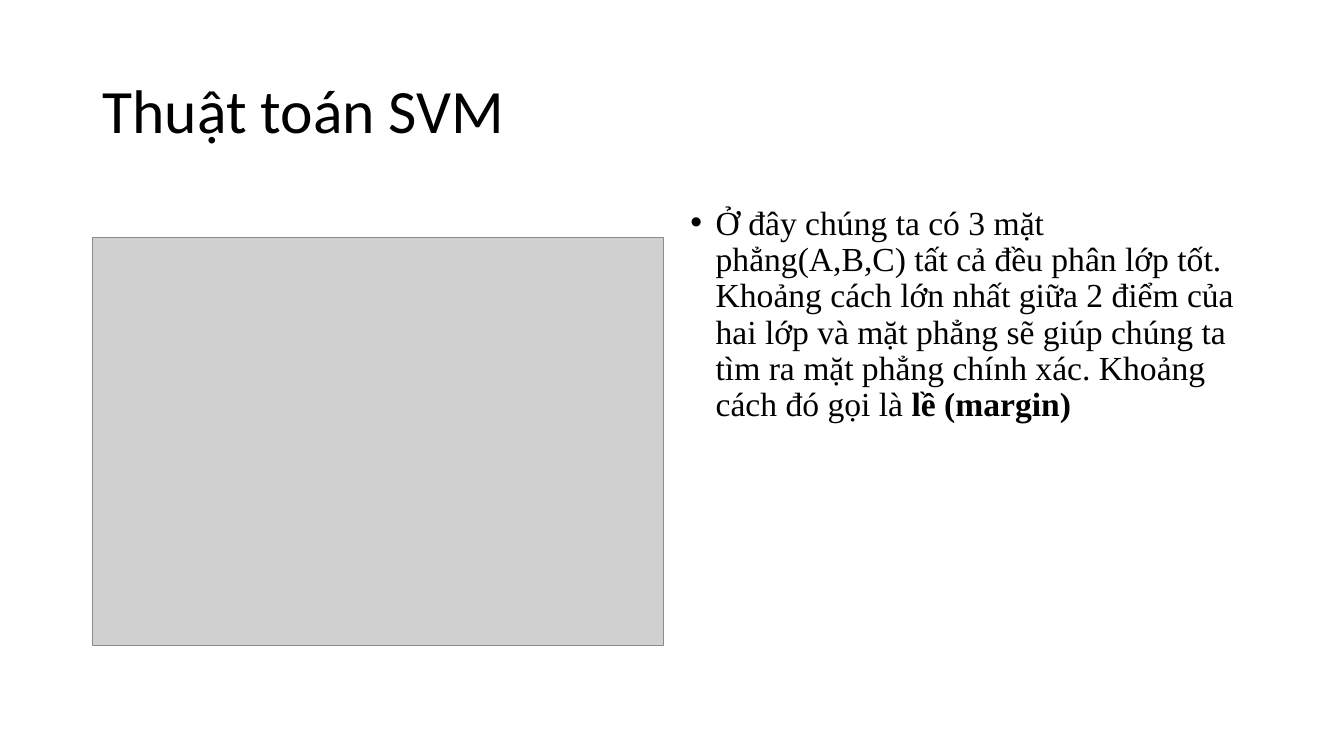
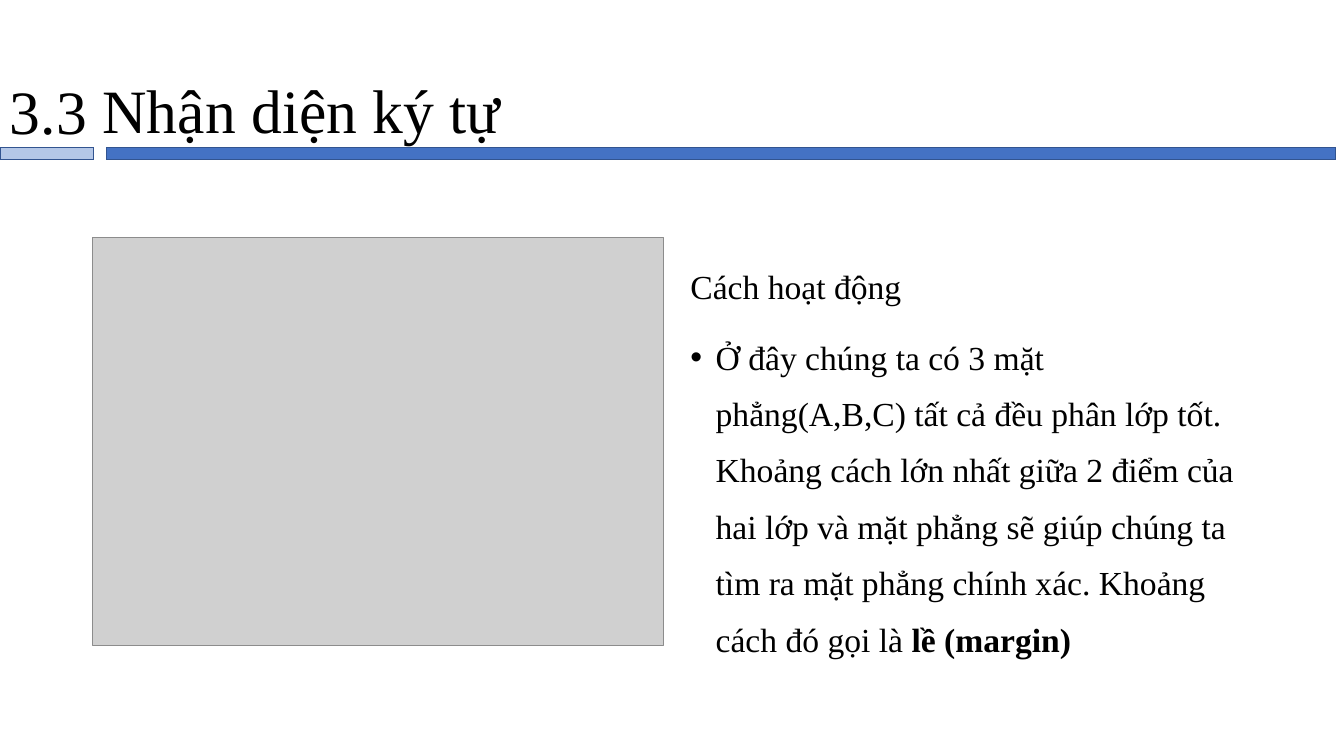
Before and after one commit to datdao999/graduation_project, a slide deck: slide 16 of thuyet_trinh_tot nghiep.pptx (slide 18 before the commit). Drawn at 1344x756 pixels with LibreOffice and Linux fonts; fonts in the diff are those of the drawing; grey boxes stand for pictures. Boxes give left, top, right and bottom in pixels: in the first picture for what was removed or moved away, otherwise in the second. Text is boxed around its words. In the diff, an @@ line names an element or a change of style, - is before the commit and + after.

```diff
--- a/thuyet_trinh_tot nghiep.pptx
+++ b/thuyet_trinh_tot nghiep.pptx
@@ text added at box(10, 93, 87, 135), 44 pt, text #000000 @@
+3.3
@@ title at box(102, 90, 500, 144): text changed; font Calibri to Times New Roman @@
-Thuật toán SVM
+Nhận diện ký tự
@@ rectangle added at box(0, 147, 94, 159), fill #B4C7E7, outline #325491 1 pt @@
@@ rectangle added at box(106, 147, 1335, 159), fill #4472C4, outline #325491 1 pt @@
@@ text "Cách hoạt động": place and size @@
-text "Cách hoạt động" at box(716, 208, 1234, 423)
+text "Cách hoạt động" at box(690, 275, 1234, 658)
@@ text at box(690, 275, 901, 306): paragraph added @@
+Cách hoạt động
@@ text at box(716, 343, 1234, 658): line spacing 0.9 to 1.4 @@
```
Also in this commit, not shown: 5 other slides changed, 12 slides added, 20 slides removed, 8 other files.
